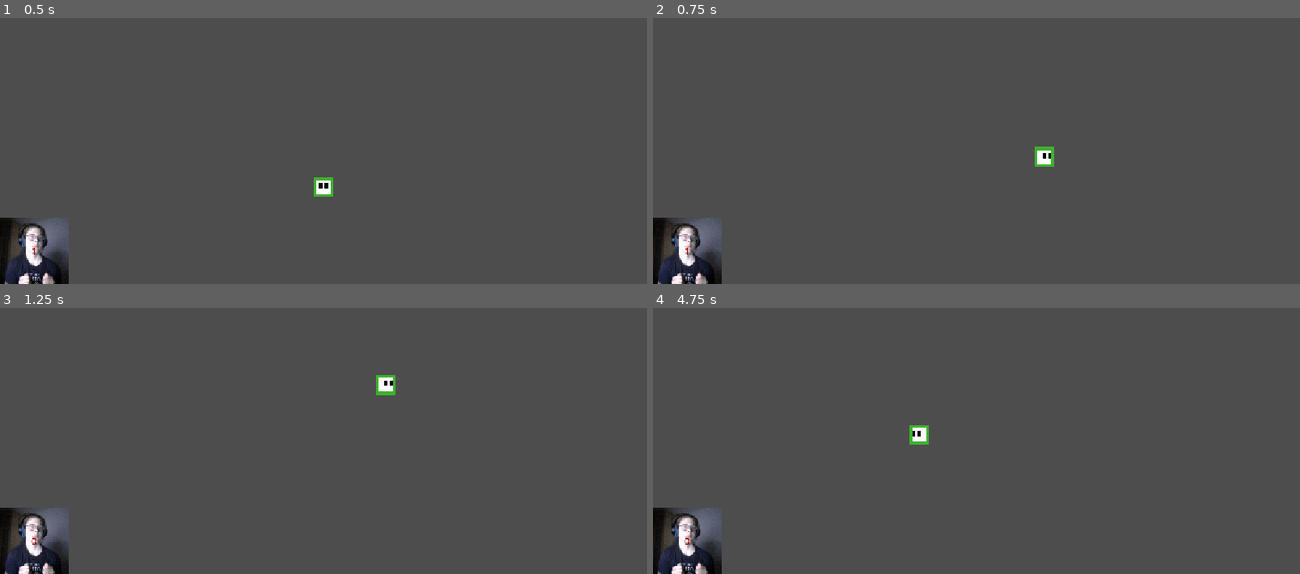
Above: before the commit, frames 1-4 (two rows, left to right).
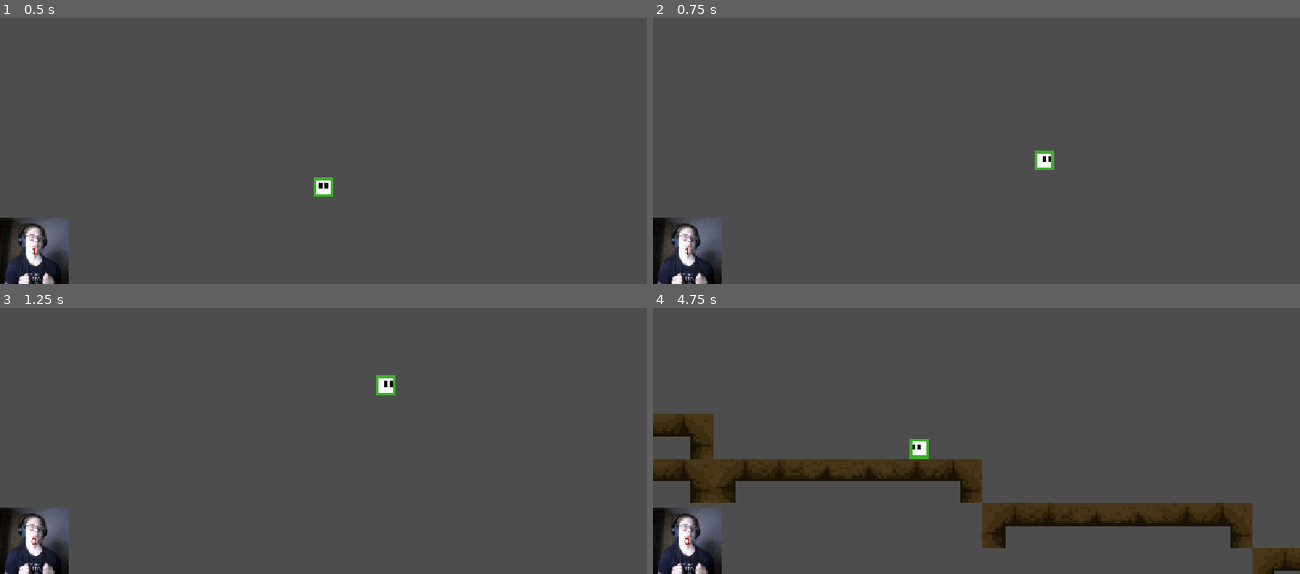
Above: after the commit, the same moments.

Repository: bk23miner/le-Gabe
Game: Godot game, scene res://scenes/Main.tscn
The game is run twice, just before and just after one commit, with the same random seed, the same clock (stepped at 60 frames per second) and the same inputs.
Inputs:
- Up to frame 1 (0.5 s): no input
- Up to frame 2 (0.75 s): hold D (right) from 0.53 s (still down); tap Shift (dash) at 0.6 s
- Up to frame 3 (1.25 s): keep holding D (right); tap Space (jump) at 0.77 s
- Up to frame 4 (4.75 s): tap Shift (dash) every 0.75 s from 1.35 to 4.35 s; tap Space (jump) at 1.52, 3.02, 3.77, 4.52 s; release D (right) at 2.03 s; hold A (left) 2.03-2.78 s; hold D (right) 2.78-4.28 s; hold A (left) from 4.28 s (still down)

Frame 1 is identical in both runs. In frame 2, 0.1% of the frame differs, in the area x 59-62%, y 48-58%; in frame 3, less than 0.1%; in frame 4, 11%, in the area x 0-100%, y 39-100%.

Commit message:
Upload-by-Bk

Diff:
--- /dev/null
+++ b/scenes/spike.tscn
@@ -0,0 +1,9 @@
+[gd_scene format=3 uid="uid://0hb4ks5l4xph"]
+
+[node name="Spike" type="Node2D" unique_id=239235596]
+
+[node name="Area2D" type="Area2D" parent="." unique_id=1628449046]
+
+[node name="AnimatedSprite2D" type="AnimatedSprite2D" parent="Area2D" unique_id=1840373040]
+
+[node name="CollisionShape2D" type="CollisionShape2D" parent="Area2D" unique_id=206130829]
--- a/scenes/world.gd
+++ b/scenes/world.gd
@@ -3,14 +3,8 @@
 var PL: Node = null
 # Called when the node enters the scene tree for the first time.
 func _ready() -> void:
+	pass
 
-
-	var scene = load("res://scenes/Player.tscn")
-	var instance = scene.instantiate()
-	add_child(instance)
-
-
-	PL = instance
 
 
 # Called every frame. 'delta' is the elapsed time since the previous frame.
--- a/scenes/world.tscn
+++ b/scenes/world.tscn
@@ -3,6 +3,7 @@
 [ext_resource type="Script" uid="uid://beo7o7nbnn0sb" path="res://scenes/world.gd" id="1_nnsk1"]
 [ext_resource type="Texture2D" uid="uid://ce03ce6xopenj" path="res://assets/tile_map.png" id="2_4wyf3"]
 [ext_resource type="Texture2D" uid="uid://cy12ux2isheuv" path="res://assets/temp_ground.png" id="2_rwgxs"]
+[ext_resource type="PackedScene" uid="uid://bgos1neyhkuf" path="res://scenes/Player.tscn" id="4_k0juu"]
 
 [sub_resource type="TileSetAtlasSource" id="TileSetAtlasSource_k0juu"]
 texture = ExtResource("2_4wyf3")
@@ -207,3 +208,5 @@
 position = Vector2(658.5, 855)
 scale = Vector2(2.5142405, 1)
 texture = ExtResource("2_rwgxs")
+
+[node name="Player" parent="." unique_id=1973689430 instance=ExtResource("4_k0juu")]
--- a/scripts/player.gd
+++ b/scripts/player.gd
@@ -82,4 +82,4 @@
 	dashing = false
 	print("finish dash")
 	$"Dash-Timer".stop()
-	velocity.y = -30
+	velocity.y = 0
Binary file added: assets/spikes.png
Not shown, added: assets/spikes.png.import
Binary file added: assets/spritesss.png
Not shown, added: assets/spritesss.png.import
